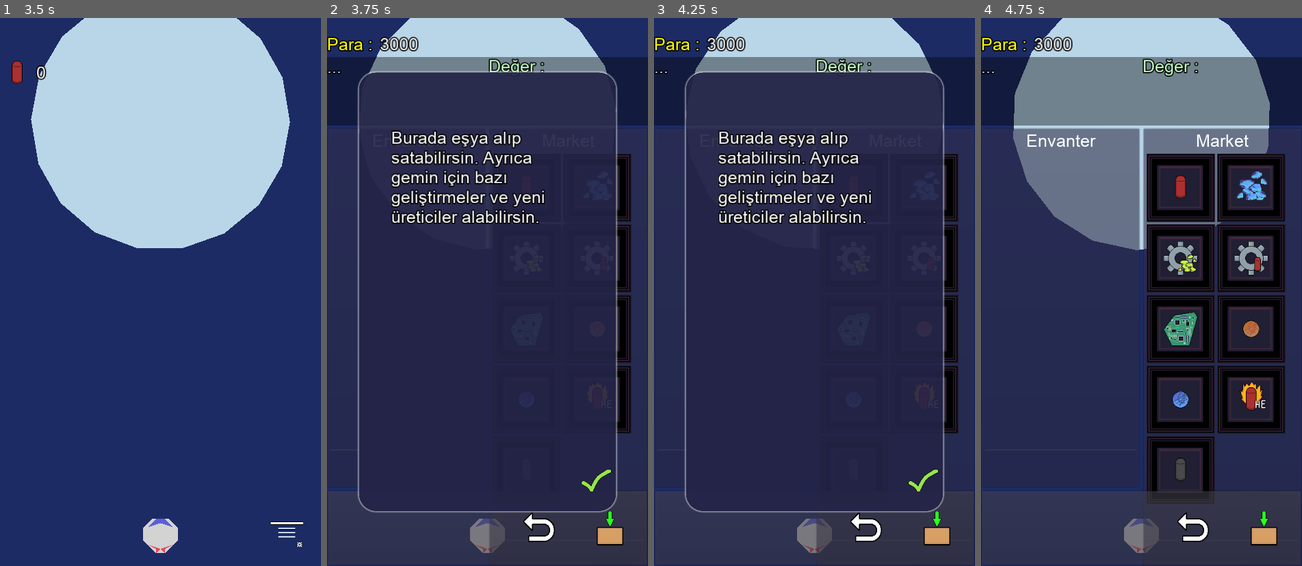
Above: before the commit, frames 1-4 (left to right).
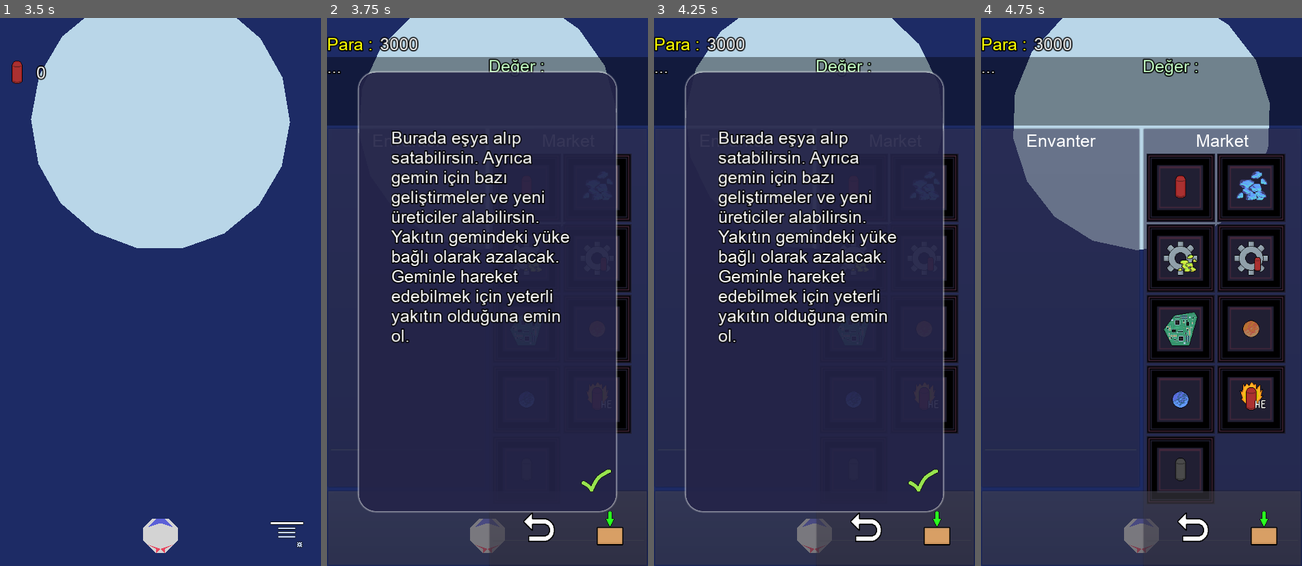
Above: after the commit, the same moments.

Repository: UmutSanci01/Goktasi-2
Game: Godot game, scene res://Main/Main.tscn
Two runs of this game, one before a commit and one after it. Both use one fixed random seed, a clock stepped at 60 frames per second and the inputs below. The engine's default icon, where the game draws it, is replaced by a stand-in: a white triangle on a blue panel in a dark square.
Inputs (mouse positions are in pixels of both pictures, inside the frame that each line leads up to):
- Up to frame 1 (3.5 s): click (160, 292) at 0.5 s; click (269, 478) at 1.25 s; click "Menu" at 2 s; click (160, 292) at 2.75 s
- Up to frame 2 (3.75 s): click "Menu" at 3.5 s
- Up to frame 3 (4.25 s): no input
- Up to frame 4 (4.75 s): click (1250, 478) at 4.25 s

Frame 1 is identical in both runs. In frame 2, 4.5% of the frame differs, in the area x 20-76%, y 38-60%; in frame 3, 4.5%; in frame 4, nothing differs.

Commit message:
Fix localization

Diff:
--- a/GUI/Slot/Slot.gd
+++ b/GUI/Slot/Slot.gd
@@ -4,7 +4,7 @@
 
 var item_id : int = -1
 #var item_num : int = 0
-# var indicator : TextureRect
+#var indicator : TextureRect
 
 func set_image(image : Texture):
 	$ItemImage.texture = image
--- a/Localization/Localization.csv
+++ b/Localization/Localization.csv
@@ -11,11 +11,11 @@
 KEY_GAME_START,"Game Started","Oyun Başladı"
 KEY_GAME_RESET,"Game Reset","Oyun Sıfırlandı"
 KEY_TUTOR_RESET,"Tutorial Reset","Öğretici Sıfırlandı"
-KEY_TUTOR_MAP,"You can travel between asteroids, sell what you have earned at the market, and purchase new materials. When there are no places left to go, you can travel to a different galaxy. Tap an asteroid to view its details. Double-tap to quickly access the market.","Göktaşları arasında seyahat edebilir ve markette kazandıklarını satıp yeni malzemeler alabilirsin. Gidecek yer kalmadığında farklı bir ga …(125 unchanged characters)…
-KEY_TUTOR_SETTINGS,"If you are stranded in deep space, you can reset your data, re-enable the tutorial, and switch the language to Turkish.","Uzay boşluğunda sıkıştıysan veriyi sıfırlayabilir, öğreticiyi yeniden aktif edebilir ve Türkçe dil seçeneğini aktif edebilirsin."
+KEY_TUTOR_MAP,"You can travel between asteroids, sell what you have earned at the market, and purchase new materials. Your fuel will decrease depending on the ship's cargo. Make sure you have enough fuel to move with your ship. When there are no places left to go, you can travel to a different galaxy. Tap an asteroid to view its details. Double-tap to quickly access the market.","Göktaşları arasında seyahat edebilir ve markette kazandıklarını satıp yeni malzemeler alabilirsin. Yakıtın gemindeki yüke bağlı olarak azalacak. Geminle hareket edebilmek için yeterli yakıtın olduğuna emin ol. Gidecek yer kalmadığında farklı bir ga …(125 unchanged characters)…
+KEY_TUTOR_SETTINGS,"If you are stranded in deep space, you can reset your data, re-enable the tutorial, and enable the Turkish language.","Uzay boşluğunda sıkıştıysan veriyi sıfırlayabilir, öğreticiyi yeniden aktif edebilir ve Türkçe dil seçeneğini aktif edebilirsin."
 KEY_TUTOR_INGAME,"Break the asteroid with your ammo and gather minerals. Swipe up and release on an empty area to open  …(355 unchanged characters)…
 KEY_TUTOR_MAINMENU,"Begin your journey, adjust settings, or inspect your fleet before setting off into the void.","Yolculuğuna başla, ayarları düzenle veya uzay boşluğuna açılmadan önce filonu gözden geçir."
-KEY_TUTOR_MARKET,"Buy and sell items here. You can also purchase upgrades for your ship and acquire new extractors.","Burada eşya alıp satabilirsin. Ayrıca gemin için bazı geliştirmeler ve yeni üreticiler alabilirsin."
+KEY_TUTOR_MARKET,"Buy and sell items here. You can also purchase upgrades for your ship and acquire new extractors. Your fuel will decrease depending on the ship's cargo. Make sure you have enough fuel to move with your ship.","Burada eşya alıp satabilirsin. Ayrıca gemin için bazı geliştirmeler ve yeni üreticiler alabilirsin. Yakıtın gemindeki yüke bağlı olarak azalacak. Geminle hareket edebilmek için yeterli yakıtın olduğuna emin ol."
 KEY_TUTOR_INVENTORY,"This displays the items stored in your spaceship. Depending on the selected item, various actions are available.","Burada geminde bulunan eşyalar gösterilir. Seçilen eşyaya bağlı olarak çeşitli seçenekler bulabilirsin."
 KEY_SAFE_AREA_ENABLED,"Safe Area Enabled","Guvenli alan etkinlestirildi."
 KEY_NO_ORE_LEFT,"No Ore Left","Maden Kalmadı"
